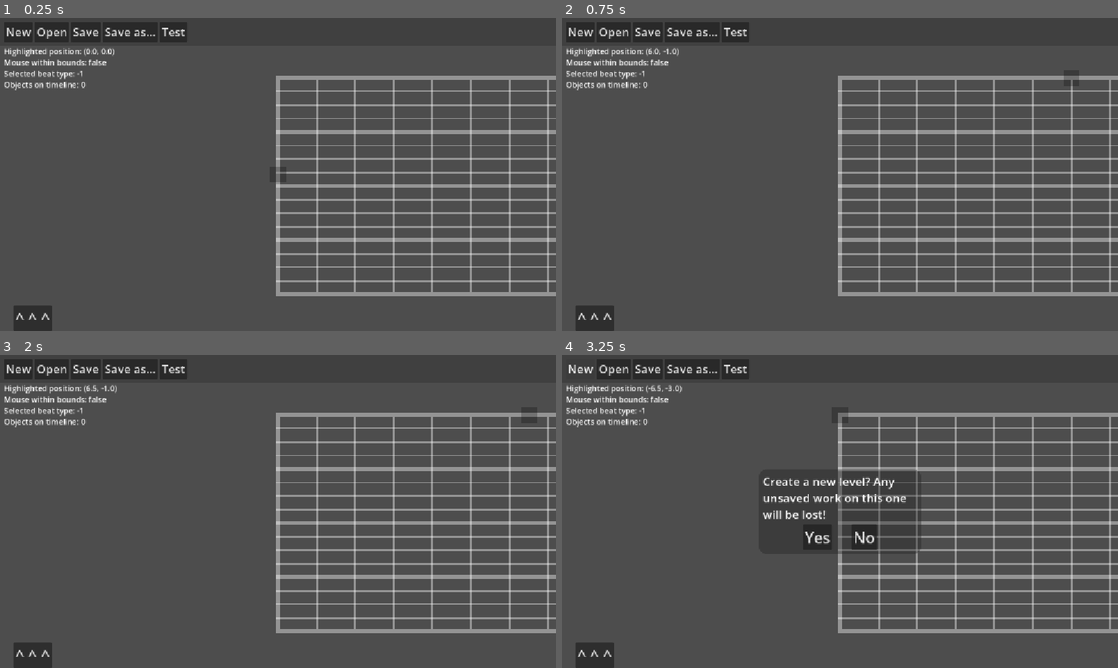
Above: before the commit, frames 1-4 (two rows, left to right).
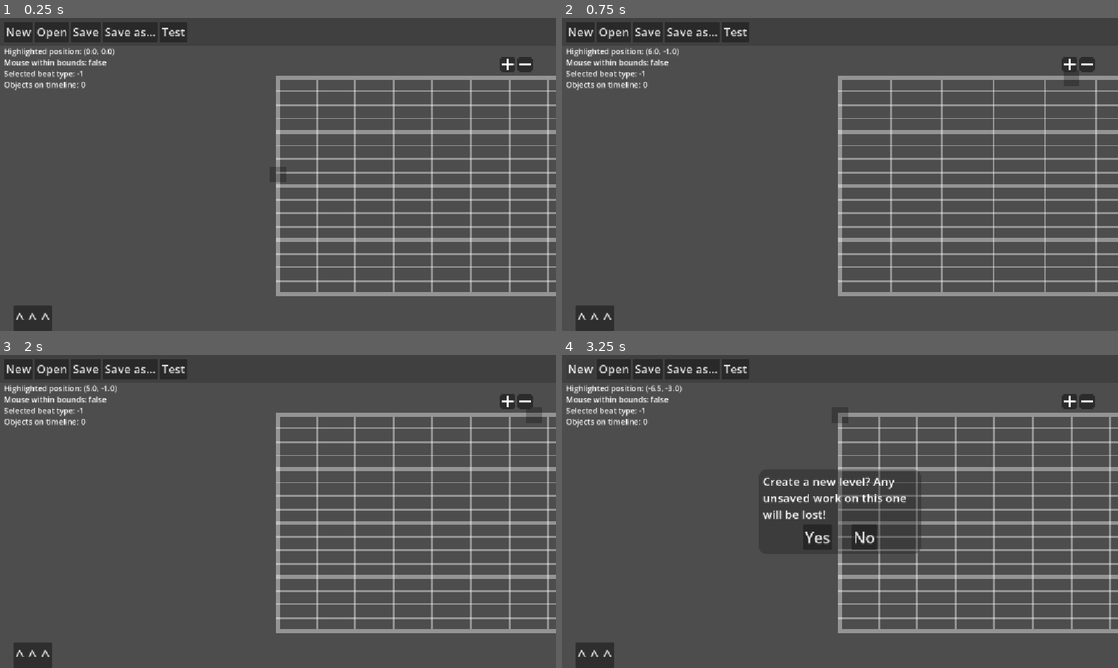
Above: after the commit, the same moments.

Repository: CE-Studio/TripMaker
Game: Godot game, scene res://scenes/editor_beat.tscn
Two runs of this game, one before a commit and one after it. Both use one fixed random seed, a clock stepped at 60 frames per second and the inputs below.
Inputs (mouse positions are in pixels of both pictures, inside the frame that each line leads up to):
- Up to frame 1 (0.25 s): no input
- Up to frame 2 (0.75 s): click (1067, 64) at 0.52 s
- Up to frame 3 (2 s): click (522, 401) at 1.27 s
- Up to frame 4 (3.25 s): click "New" at 2 s; click "New" at 2.75 s

The runs differ from the first frame. In frame 1, 0.3% of the frame differs, in the area x 89-96%, y 12-18%; in frame 2, 2.8%, in the area x 56-99%, y 12-88%; in frame 3, 0.3%; in frame 4, 0.3%.

Commit message:
feat: timeline zoom, widget auto-select

Diff:
--- a/scenes/editor_beat.tscn
+++ b/scenes/editor_beat.tscn
@@ -21,14 +21,14 @@
 
 [node name="Camera2D" type="Camera2D" parent="." unique_id=1483603225]
 
-[node name="UICanvasLayer" type="CanvasLayer" parent="." unique_id=986144587]
-
-[node name="EditorMain" parent="UICanvasLayer" unique_id=2036191018 node_paths=PackedStringArray("main_scene") instance=ExtResource("2_f2j0l")]
-main_scene = NodePath("../..")
-
 [node name="BeatEditorTimeline" parent="." unique_id=182580332 node_paths=PackedStringArray("editor") instance=ExtResource("4_tfiqv")]
 editor = NodePath("..")
 
 [node name="Highlight" parent="." unique_id=2095374136 instance=ExtResource("4_v1drp")]
 
 [node name="BeatGroup" type="Node2D" parent="." unique_id=1853149840]
+
+[node name="UICanvasLayer" type="CanvasLayer" parent="." unique_id=986144587]
+
+[node name="EditorMain" parent="UICanvasLayer" unique_id=2036191018 node_paths=PackedStringArray("main_scene") instance=ExtResource("2_f2j0l")]
+main_scene = NodePath("../..")
--- a/scenes/editors/editor_ui.tscn
+++ b/scenes/editors/editor_ui.tscn
@@ -1,8 +1,10 @@
 [gd_scene format=3 uid="uid://4oblnclak7h8"]
 
 [ext_resource type="Script" uid="uid://ci6t8i8r5cn54" path="res://scripts/editors/editor_ui.gd" id="1_r6l10"]
+[ext_resource type="Texture2D" uid="uid://coaynyl8fqjtl" path="res://assets/images/editor/ZoomIn.png" id="2_2sp5f"]
 [ext_resource type="PackedScene" uid="uid://b8rb76dje3i1f" path="res://scenes/editors/build_panel_beat.tscn" id="2_hia2q"]
 [ext_resource type="PackedScene" uid="uid://dut1107fogwxn" path="res://scenes/editors/dialogs/level_open_dialog.tscn" id="3_ae3l2"]
+[ext_resource type="Texture2D" uid="uid://dh3h4qcommp28" path="res://assets/images/editor/ZoomOut.png" id="3_im4wn"]
 [ext_resource type="PackedScene" uid="uid://b58atpeyvuigk" path="res://scenes/editors/dialogs/level_save_dialog.tscn" id="4_ttcqf"]
 
 [sub_resource type="StyleBoxFlat" id="StyleBoxFlat_6cjyn"]
@@ -78,6 +80,36 @@
 fit_content = true
 vertical_alignment = 2
 
+[node name="ZoomButtons" type="HBoxContainer" parent="." unique_id=152688606]
+layout_mode = 1
+anchors_preset = 1
+anchor_left = 1.0
+anchor_right = 1.0
+offset_left = -40.0
+offset_bottom = 40.0
+grow_horizontal = 0
+pivot_offset_ratio = Vector2(1, 0)
+offset_transform_enabled = true
+offset_transform_position = Vector2(-48, 80)
+offset_transform_visual_only = false
+alignment = 2
+
+[node name="ZoomIn" type="TextureButton" parent="ZoomButtons" unique_id=1295161626]
+layout_mode = 2
+texture_normal = ExtResource("2_2sp5f")
+texture_pressed = ExtResource("2_2sp5f")
+texture_hover = ExtResource("2_2sp5f")
+texture_disabled = ExtResource("2_2sp5f")
+texture_focused = ExtResource("2_2sp5f")
+
+[node name="ZoomOut" type="TextureButton" parent="ZoomButtons" unique_id=572552116]
+layout_mode = 2
+texture_normal = ExtResource("3_im4wn")
+texture_pressed = ExtResource("3_im4wn")
+texture_hover = ExtResource("3_im4wn")
+texture_disabled = ExtResource("3_im4wn")
+texture_focused = ExtResource("3_im4wn")
+
 [node name="BeatBuildPanel" parent="." unique_id=211217856 instance=ExtResource("2_hia2q")]
 layout_mode = 1
 
@@ -100,6 +132,8 @@
 [connection signal="pressed" from="TopPanelContainer/Buttons/Save" to="." method="_on_save_pressed"]
 [connection signal="pressed" from="TopPanelContainer/Buttons/SaveAs" to="." method="_on_save_as_pressed"]
 [connection signal="pressed" from="TopPanelContainer/Buttons/Test" to="." method="_on_test_pressed"]
+[connection signal="pressed" from="ZoomButtons/ZoomIn" to="." method="_on_zoom_in_pressed"]
+[connection signal="pressed" from="ZoomButtons/ZoomOut" to="." method="_on_zoom_out_pressed"]
 [connection signal="canceled" from="LevelOpenDialog" to="." method="_on_dialog_cancelled"]
 [connection signal="file_selected" from="LevelOpenDialog" to="." method="_on_open_dialog_file_selected"]
 [connection signal="canceled" from="LevelSaveDialog" to="." method="_on_dialog_cancelled"]
--- a/scenes/editors/widgets/widget_angle.tscn
+++ b/scenes/editors/widgets/widget_angle.tscn
@@ -3,12 +3,15 @@
 [ext_resource type="Script" uid="uid://d18x8alqokrxl" path="res://scripts/editors/widgets/widget_angle.gd" id="1_f1h5a"]
 [ext_resource type="Texture2D" uid="uid://bw0yv4ci52ot6" path="res://assets/images/editor/widgets/WidgetAngle.png" id="2_rvdys"]
 [ext_resource type="Texture2D" uid="uid://brcg24md1elwh" path="res://assets/images/editor/widgets/GenericCycle.png" id="3_rvdys"]
+[ext_resource type="Texture2D" uid="uid://cf1ry7k5s3g5x" path="res://assets/images/Handle.png" id="3_ty7q4"]
 
-[node name="WidgetAngle" type="Node2D" unique_id=2091417106 node_paths=PackedStringArray("text", "cycle", "button", "component")]
+[node name="WidgetAngle" type="Node2D" unique_id=2091417106 node_paths=PackedStringArray("handle", "text", "cycle", "button", "component")]
 z_index = 10
 script = ExtResource("1_f1h5a")
+handle = NodePath("Component/Handle")
 text = NodePath("Component/TextEdit")
 cycle = NodePath("Component/CycleButton")
+type_key = "angle"
 button = NodePath("TextureButton")
 component = NodePath("Component")
 
@@ -38,6 +41,17 @@
 [node name="Component" type="Node2D" parent="." unique_id=744397434]
 position = Vector2(-16, 16)
 
+[node name="Handle" type="TextureButton" parent="Component" unique_id=1907098762]
+offset_left = 92.0
+offset_top = -24.0
+offset_right = 108.0
+offset_bottom = -8.0
+texture_normal = ExtResource("3_ty7q4")
+texture_pressed = ExtResource("3_ty7q4")
+texture_hover = ExtResource("3_ty7q4")
+texture_disabled = ExtResource("3_ty7q4")
+texture_focused = ExtResource("3_ty7q4")
+
 [node name="TextEdit" type="TextEdit" parent="Component" unique_id=97604173]
 offset_top = 34.0
 offset_right = 67.0
@@ -55,5 +69,6 @@
 texture_focused = ExtResource("3_rvdys")
 
 [connection signal="pressed" from="TextureButton" to="." method="_on_button_pressed"]
+[connection signal="button_down" from="Component/Handle" to="." method="_on_handle_grabbed"]
 [connection signal="text_changed" from="Component/TextEdit" to="." method="_on_text_changed"]
 [connection signal="pressed" from="Component/CycleButton" to="." method="_on_cycle_pressed"]
--- a/scenes/editors/widgets/widget_speed.tscn
+++ b/scenes/editors/widgets/widget_speed.tscn
@@ -8,6 +8,7 @@
 script = ExtResource("1_ki88n")
 slider = NodePath("Component/HSlider")
 text = NodePath("Component/TextEdit")
+type_key = "speed"
 button = NodePath("TextureButton")
 component = NodePath("Component")
 
--- a/scripts/editors/editor_beat.gd
+++ b/scripts/editors/editor_beat.gd
@@ -9,6 +9,9 @@
 const TEXT_COLOR:Color = Color(1.0, 1.0, 1.0, 0.75)
 const SECTION_NUM_SIZE:int = 64
 const BEAT_NUM_SIZE:int = 20
+const H_SCALE_BASE:int = 28
+const H_SCALE_ADD:int = 26
+const MAX_ZOOM:int = 3
 
 static var instance:EditorBeat
 
@@ -22,6 +25,7 @@
 var default_font:Font = ThemeDB.fallback_font
 var cam_min_x:float = 0.0
 var cam_max_x:float = 4000.0
+var h_zoom:int = 2
 
 var cam_x:float:
 	get():
@@ -105,6 +109,9 @@
 	if not Statics.editor_accepts_inputs or not mouse_in_bounds:
 		return
 	if type != Statics.BeatObjs.NONE and not check_position_occupied(pos):
+		var last_widget:String = ""
+		if last_selected_object and last_selected_object.selected:
+			last_widget = last_selected_object.widget_active
 		deselect_obj()
 		var new_obj:BeatEditorObject = beat_object.instantiate()
 		new_obj.editor = self
@@ -117,6 +124,9 @@
 		#print("Placed new object of type %s at %s" % [type, pos])
 		edit_made.emit()
 		object_placed.emit()
+		if last_widget != "":
+			select_obj(new_obj)
+			new_obj.enable_widget_of_type(last_widget)
 
 
 func place_loaded_obj(obj:EditorObject) -> void:
@@ -142,10 +152,15 @@
 
 
 func select_obj(obj:EditorObject) -> void:
+	var last_widget:String = ""
 	if last_selected_object and last_selected_object.selected:
+		last_widget = last_selected_object.widget_active
 		deselect_obj(last_selected_object)
 	obj.selected = true
-	obj.update_widget_modes(1)
+	if last_widget != "":
+		obj.enable_widget_of_type(last_widget)
+	else:
+		obj.update_widget_modes(1)
 	last_selected_object = obj
 
 
@@ -178,3 +193,24 @@
 	file_handler.last_loaded_path = ""
 	file_handler.last_loaded_name = ""
 	ui.set_saved_label_text("")
+
+
+func increase_zoom() -> void:
+	if h_zoom < MAX_ZOOM:
+		h_zoom += 1
+		update_zoom(true)
+
+func decrease_zoom() -> void:
+	if h_zoom > 0:
+		h_zoom -= 1
+		update_zoom(false)
+
+func update_zoom(zoom_in:bool) -> void:
+	grid_scale.x = H_SCALE_BASE + (H_SCALE_ADD * h_zoom)
+	if zoom_in:
+		camera.position.x /= H_SCALE_BASE + H_SCALE_ADD * (h_zoom - 1)
+		camera.position.x *= H_SCALE_BASE + H_SCALE_ADD * h_zoom
+	else:
+		camera.position.x /= H_SCALE_BASE + H_SCALE_ADD * (h_zoom + 1)
+		camera.position.x *= H_SCALE_BASE + H_SCALE_ADD * h_zoom
+	camera.position.x = clampf(camera.position.x, 0.0, cam_max_x)
--- a/scripts/editors/editor_ui.gd
+++ b/scripts/editors/editor_ui.gd
@@ -137,3 +137,11 @@
 func _change_to_game_scene() -> void:
 	Statics.level_load_path = FileHandler.instance.last_loaded_path
 	get_tree().change_scene_to_file("uid://oe0hoi334va7")
+
+
+func _on_zoom_in_pressed() -> void:
+	main_scene.increase_zoom()
+
+
+func _on_zoom_out_pressed() -> void:
+	main_scene.decrease_zoom()
--- a/scripts/editors/objects/editor_object.gd
+++ b/scripts/editors/objects/editor_object.gd
@@ -16,6 +16,7 @@
 var mouse_over:bool = false
 var editor:EditorBeat
 var widgets:Array[Widget] = []
+var widget_active:String = ""
 
 @export var timeline:EditorTimeline
 @export var sprite:Sprite2D
@@ -65,8 +66,19 @@
 
 
 func update_widget_modes(_mode:int, _selected:Widget = null) -> void:
+	widget_active = ""
 	for widget in widgets:
-		if (_mode == 0 or _mode == 2) and widget == _selected:
+		if _mode == 0 and widget == _selected:
 			widget.set_mode(2)
+			widget_active = widget.type_key
 		else:
 			widget.set_mode(clampi(_mode, 0, 2))
+
+
+func enable_widget_of_type(_type:String) -> void:
+	var widget:Widget = null
+	for _widget in widgets:
+		if _widget.type_key == _type:
+			widget = _widget
+	if widget != null:
+		update_widget_modes(0, widget)
--- a/scripts/editors/widgets/widget.gd
+++ b/scripts/editors/widgets/widget.gd
@@ -6,6 +6,7 @@
 const LERP_RATE:float = 10.0
 const SELECT_EXTENSION:float = 64.0
 
+@export var type_key:String = ""
 var obj:EditorObject
 var rest_dir:Vector2 = Vector2.RIGHT
 var mode:int = -1
--- a/scripts/editors/widgets/widget_angle.gd
+++ b/scripts/editors/widgets/widget_angle.gd
@@ -28,7 +28,10 @@
 static var show_clean:bool = false
 var current_angles:Array[float] = []
 var elapsed:float = 0.0
+var handle_grabbed:bool = false
+var text_edited_this_frame:bool = false
 
+@export var handle:TextureButton
 @export var text:TextEdit
 @export var cycle:TextureButton
 #endregion
@@ -43,6 +46,8 @@
 func _type_process(delta:float) -> void:
 	position = position.lerp(Vector2(-32, -32), LERP_RATE * delta)
 	elapsed += delta
+	if handle_grabbed:
+		handle.global_position = get_global_mouse_position()
 
 
 func set_mode(_mode:int) -> void:
@@ -66,7 +71,8 @@
 			var angle_vector:Vector2 = (rot_vector * grid_scale).normalized()
 			draw_line(origin + angle_vector * 24, origin + angle_vector * 192, col, 2)
 		col.a = 1.0
-		draw_arc(origin, HANDLE_RADIUS, deg_to_rad(-60), deg_to_rad(60), 16, col, 3)
+		var angle:float = 80.0 - (10.0 * obj.editor.h_zoom)
+		draw_arc(origin, HANDLE_RADIUS, deg_to_rad(-angle), deg_to_rad(angle), 16, col, 3)
 
 
 func setup_working_array() -> void:
@@ -81,3 +87,12 @@
 func _on_cycle_pressed() -> void:
 	show_clean = not show_clean
 	setup_working_array()
+
+
+func _on_handle_grabbed() -> void:
+	handle_grabbed = true
+
+
+func _input(event: InputEvent) -> void:
+	if event.is_action_released("ui_mouse_left"):
+		if handle_grabbed: handle_grabbed = false
Binary file added: assets/images/editor/ZoomIn.png
Not shown, added: assets/images/editor/ZoomIn.png.import
Binary file added: assets/images/editor/ZoomOut.png
Not shown, added: assets/images/editor/ZoomOut.png.import
